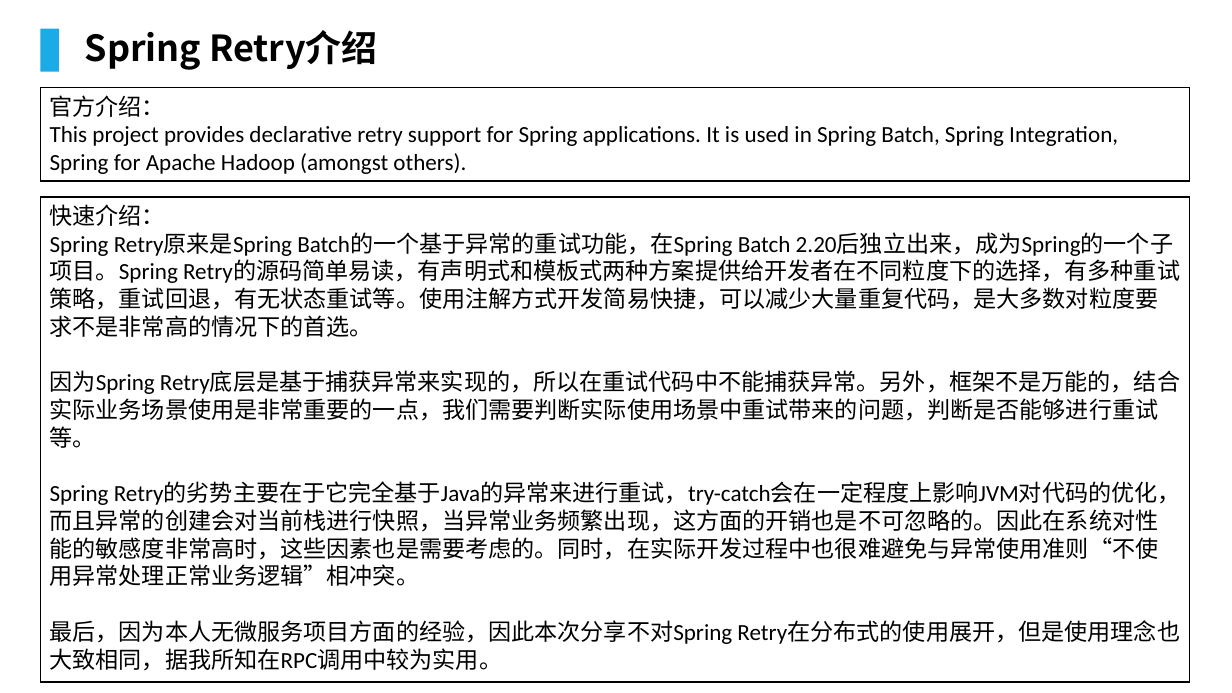
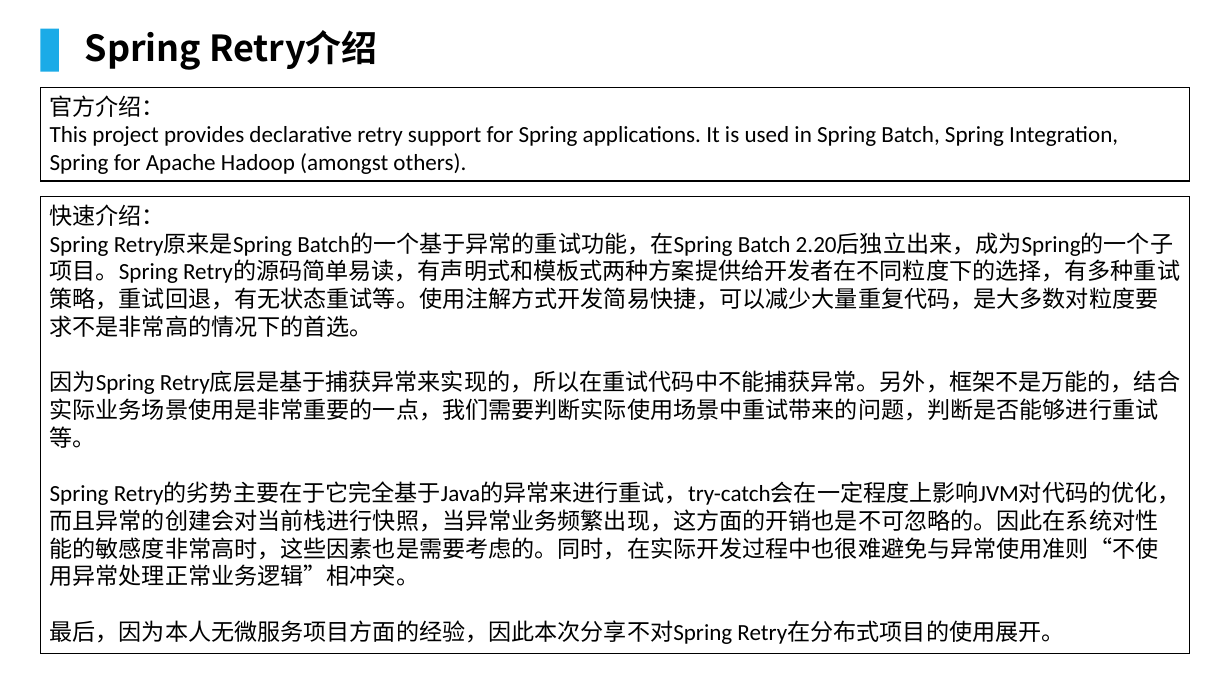
Before and after one commit to lcc929/notes, a slide deck: slide 3 of Spring-Retry.pptx. Drawn at 1232x693 pixels with LibreOffice and Linux fonts; fonts in the diff are those of the drawing; background and template pictures are left out. Boxes give left, top, right and bottom in pixels: in the first picture for what was removed or moved away, otherwise in the second. Text is boxed around its words. In the diff, an @@ line names an element or a change of style, - is before the commit and + after.

```diff
--- a/Spring-Retry.pptx
+++ b/Spring-Retry.pptx
@@ rectangle "快速介绍：": place and size @@
-rectangle "快速介绍：" at [41,197,1190,682]
+rectangle "快速介绍：" at [41,197,1190,654]
@@ text in rectangle at [50,620,1064,644]: text changed @@
-最后，因为本人无微服务项目方面的经验，因此本次分享不对Spring Retry在分布式的使用展开，但是使用理念也大致相同，据我所知在RPC调用中较为实用。
+最后，因为本人无微服务项目方面的经验，因此本次分享不对Spring Retry在分布式项目的使用展开。
```
Also in this commit, not shown: 2 other slides changed.
